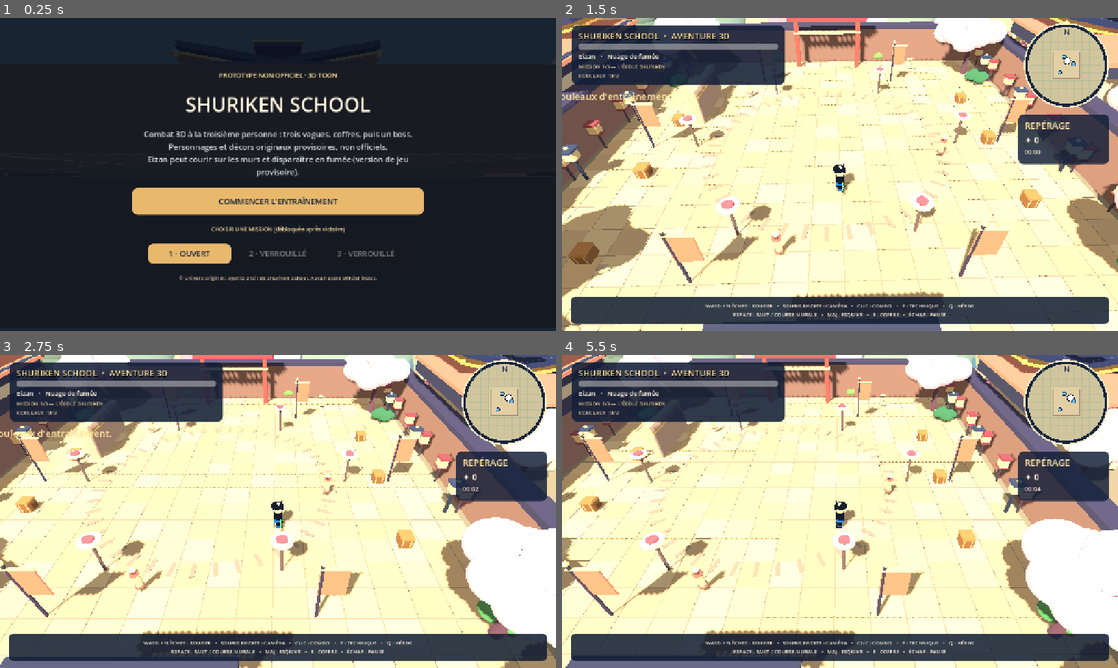
Above: before the commit, frames 1-4 (two rows, left to right).
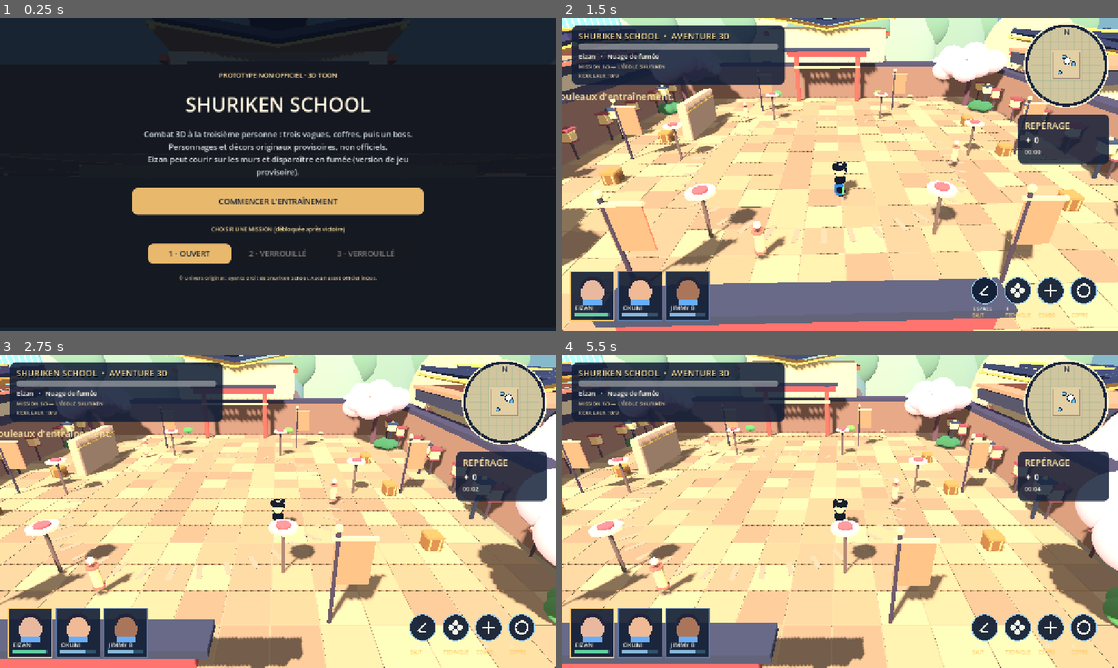
Above: after the commit, the same moments.

Repository: Elikto/shuriken-school---game
Game: Godot game, scene res://main.tscn
The game is run twice, just before and just after one commit, with the same random seed, the same clock (stepped at 60 frames per second) and the same inputs.
Inputs (mouse positions are in pixels of both pictures, inside the frame that each line leads up to):
- Up to frame 1 (0.25 s): no input
- Up to frame 2 (1.5 s): click "COMMENCER L'ENTRAÎNEMENT" at 0.5 s; tap Enter at 1.25 s; move the mouse to (962, 158) at 1.27 s; press the mouse at (962, 158) at 1.28 s; hold D (move_right) from 1.28 s (still down)
- Up to frame 3 (2.75 s): tap Space (action_jump) at 1.52 s; release D (move_right) at 2 s; release the mouse at (400, 495) at 2 s; drag from (166, 527) to (250, 574) at 2.02 s
- Up to frame 4 (5.5 s): move the mouse to (895, 442) at 2.77 s; hold D (move_right) 2.78-3.5 s; hold E (action_interact) 2.78-3.5 s; click (895, 442) at 2.92 s; drag from (812, 574) to (673, 464) at 3.52 s; move the mouse to (1006, 558) at 4.27 s; press the mouse at (1006, 558) at 4.28 s; hold A (move_left) 4.28-5 s; tap Space (action_jump) at 4.52 s; release the mouse at (1006, 558) at 5 s; drag from (673, 464) to (756, 433) at 5.02 s

The runs differ from the first frame. In frame 1, 0.2% of the frame differs, in the area x 33-67%, y 7-14%; in frame 2, 75%; in frame 3, 76%, in the area x 0-100%, y 0-100%; in frame 4, 75%.

Commit message:
Refine cel-shaded camera and warm stone colors; add hero portraits and circular ability HUD

Diff:
--- /dev/null
+++ b/game/scripts/modern_hud.gd
@@ -0,0 +1,67 @@
+extends Control
+## Hand-drawn HUD inspired by modern action games: active hero cards + action wheels.
+## Decorative only, gameplay input continues through the existing Godot actions.
+var world: Node3D
+const WHITE := Color("#f4f5e8")
+const BLUE := Color("#67aefa")
+const GOLD := Color("#fac969")
+const INK := Color("#12213a")
+const HEROES := ["EIZAN","OKUNI","JIMMY B"]
+const CONTROLS := ["ESPACE","F","CLIC","E"]
+const LABELS := ["SAUT","TECHNIQUE","COMBO","COFFRE"]
+
+func _ready() -> void:
+    mouse_filter = Control.MOUSE_FILTER_IGNORE
+    set_anchors_and_offsets_preset(Control.PRESET_FULL_RECT)
+
+func _process(_delta: float) -> void:
+    if world != null and is_instance_valid(world):
+        queue_redraw()
+
+func _draw() -> void:
+    if size.x < 920 or size.y < 480:
+        return
+    var current := 0
+    if world != null and is_instance_valid(world.player):
+        current = world.player.hero_index
+    _draw_heroes(current)
+    _draw_actions()
+
+func _draw_heroes(current: int) -> void:
+    var y := size.y - 137.0
+    for i in range(3):
+        var x := 19.0+float(i)*110.0
+        var active := i == current
+        var border := GOLD if active else Color("#597aa8")
+        draw_rect(Rect2(x,y,101,112),Color("#142037",0.92),true)
+        draw_rect(Rect2(x,y,101,112),border,false,3.0 if active else 1.7)
+        draw_circle(Vector2(x+51,y+47),27.0,["#e8b99f","#efba95","#aa765b"][i])
+        draw_arc(Vector2(x+51,y+40),25,PI,TAU,19,Color("#23253b"),7.0)
+        # Blue ninja collar silhouette (graphic representation, not TV character art).
+        draw_rect(Rect2(x+29,y+66,45,12),BLUE,true)
+        draw_string(ThemeDB.fallback_font,Vector2(x+11,y+89),HEROES[i],HORIZONTAL_ALIGNMENT_LEFT,-1,14,WHITE)
+        draw_rect(Rect2(x+10,y+97,81,6),Color("#31536b"),true)
+        var hp := 0.94 if active else 0.72
+        draw_rect(Rect2(x+10,y+97,81.0*hp,6),Color("#61d0a1") if active else Color("#87b8dc"),true)
+
+func _draw_actions() -> void:
+    var y := size.y - 93.0
+    for i in range(4):
+        var x := size.x - 307.0 + float(i)*76.0
+        draw_circle(Vector2(x,y),29.0,Color("#0f1c33",0.93))
+        draw_arc(Vector2(x,y),30.0,0.0,TAU,38,Color("#9eceee"),2.4)
+        match i:
+            0:
+                draw_line(Vector2(x-11,y+8),Vector2(x+8,y-11),WHITE,4.0)
+                draw_line(Vector2(x-12,y+8),Vector2(x+8,y+10),WHITE,3.0)
+            1:
+                for k in range(4):
+                    var a := float(k)*TAU/4
+                    draw_circle(Vector2(x,y)+Vector2(cos(a),sin(a))*10.0,6.4,WHITE)
+            2:
+                draw_line(Vector2(x-15,y),Vector2(x+15,y),WHITE,3.0)
+                draw_line(Vector2(x,y-15),Vector2(x,y+15),WHITE,3.0)
+            3:
+                draw_arc(Vector2(x,y),14,0.5,TAU*1.1,30,WHITE,4.0)
+        draw_string(ThemeDB.fallback_font,Vector2(x-26,y+46),CONTROLS[i],HORIZONTAL_ALIGNMENT_LEFT,-1,12,WHITE)
+        draw_string(ThemeDB.fallback_font,Vector2(x-28,y+61),LABELS[i],HORIZONTAL_ALIGNMENT_LEFT,-1,10,GOLD)
--- a/game/scripts/modern_scenery.gd
+++ b/game/scripts/modern_scenery.gd
@@ -8,7 +8,7 @@
     root.name = "ModernCartoonEnvironment"
     world.add_child(root)
     _courtyard_tiles(root, chapter)
-    _temple(root, Vector3(0, 0, -32), 16.0, 9.0, "#f5dfb5", "#cc6453", "#333e68")
+    _temple(root, Vector3(0, 0, -27), 16.0, 9.0, "#f5dfb5", "#cc6453", "#333e68")
     _temple(root, Vector3(-30, 0, -14), 11.0, 6.8, "#ead9b9", "#cc6a58", "#434673")
     _temple(root, Vector3(30, 0, -14), 11.0, 6.8, "#f5e3bd", "#bf584d", "#343e6a")
     _temple(root, Vector3(-30, 0, 19), 10.0, 5.6, "#ecddbe", "#bb665c", "#3e4870")
@@ -28,11 +28,11 @@
     return root
 
 static func _courtyard_tiles(root: Node3D, chapter: int) -> void:
-    var tones := ["#d7bd97", "#eed2a4", "#e6c79a", "#dbc29c", "#edd7ad"]
+    var tones := ["#af9680", "#c1a688", "#b59a80", "#a88d79", "#c4ae91"]
     if chapter == 1:
-        tones = ["#b8b9a1", "#d1c5a4", "#c5c6ab", "#e1d0af", "#b5bda9"]
+        tones = ["#a2a994", "#c2b99f", "#abb3a2", "#c1bca6", "#a7b09e"]
     elif chapter == 2:
-        tones = ["#cdb3a1", "#e7cbb0", "#d9b9a2", "#e6ceb7", "#ccb8a7"]
+        tones = ["#ac9389", "#cfb3a1", "#bba094", "#c6ab9b", "#b1a097"]
     for x in range(-9,10):
         for z in range(-9,10):
             var tone: String = tones[posmod(x * 7 + z * 11 + (x*z)%3, tones.size())]
--- a/game/scripts/player.gd
+++ b/game/scripts/player.gd
@@ -29,9 +29,9 @@
 var visual: Node3D
 var camera: Camera3D
 var camera_yaw := 0.0
-var camera_pitch := 0.38
-var camera_distance := 19.0
-var camera_height := 8.2
+var camera_pitch := 0.20
+var camera_distance := 18.0
+var camera_height := 5.6
 var camera_sensitivity := 0.003
 var _time := 0.0
 var combo_count := 0
--- a/game/scripts/world.gd
+++ b/game/scripts/world.gd
@@ -10,6 +10,7 @@
 const ArenaDecor = preload("res://scripts/arena_decor.gd")
 const ModernScenery = preload("res://scripts/modern_scenery.gd")
 const MinimapScript = preload("res://scripts/minimap.gd")
+const ModernHUDScript = preload("res://scripts/modern_hud.gd")
 
 const WAVE_SIZES := [5, 8, 12] # Chapter 1, retained for tests and balancing.
 const CHAPTERS := [
@@ -705,18 +706,10 @@
     if OS.has_feature("mobile"):
         _build_touch_buttons(hud)
     else:
-        var tips_panel := PanelContainer.new()
-        tips_panel.add_theme_stylebox_override("panel",_style_box(Color(0.055,0.10,0.19,0.85),12))
-        tips_panel.anchor_top = 1
-        tips_panel.anchor_bottom = 1
-        tips_panel.anchor_right = 1
-        tips_panel.offset_top = -79
-        tips_panel.offset_bottom = -16
-        tips_panel.offset_left = 20
-        tips_panel.offset_right = -20
-        hud.add_child(tips_panel)
-        var key_tips := _label(tips_panel,"WASD / FLÈCHES : BOUGER   •   SOURIS DROITE : CAMÉRA   •   CLIC : COMBO   •   F : TECHNIQUE   •   Q : HÉROS\nESPACE : SAUT / COURSE MURALE   •   MAJ : ESQUIVE   •   E : COFFRE   •   ÉCHAP : PAUSE",12,CREAM)
-        key_tips.horizontal_alignment = HORIZONTAL_ALIGNMENT_CENTER
+        var modern_ui := ModernHUDScript.new()
+        modern_ui.name = "HeroCardsAndActions"
+        modern_ui.world = self
+        hud.add_child(modern_ui)
 
     overlay = Control.new()
     overlay.set_anchors_and_offsets_preset(Control.PRESET_FULL_RECT)
